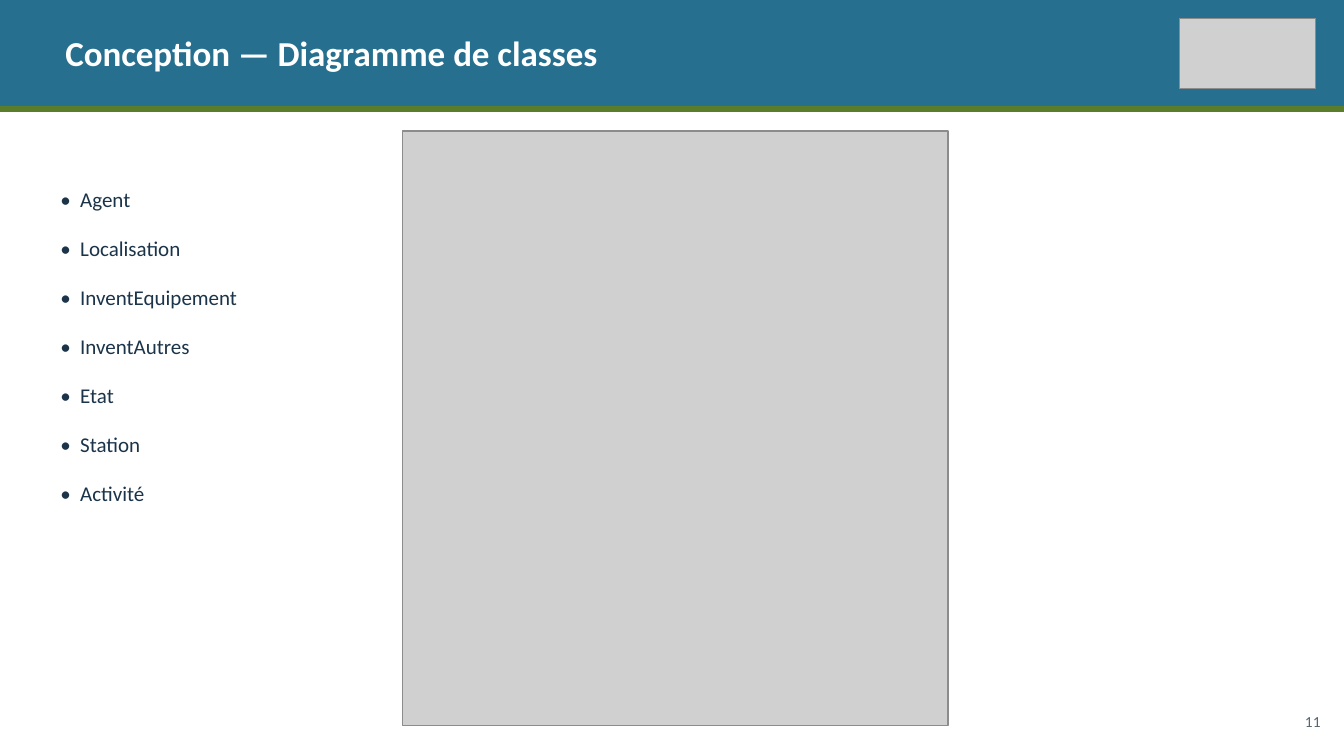
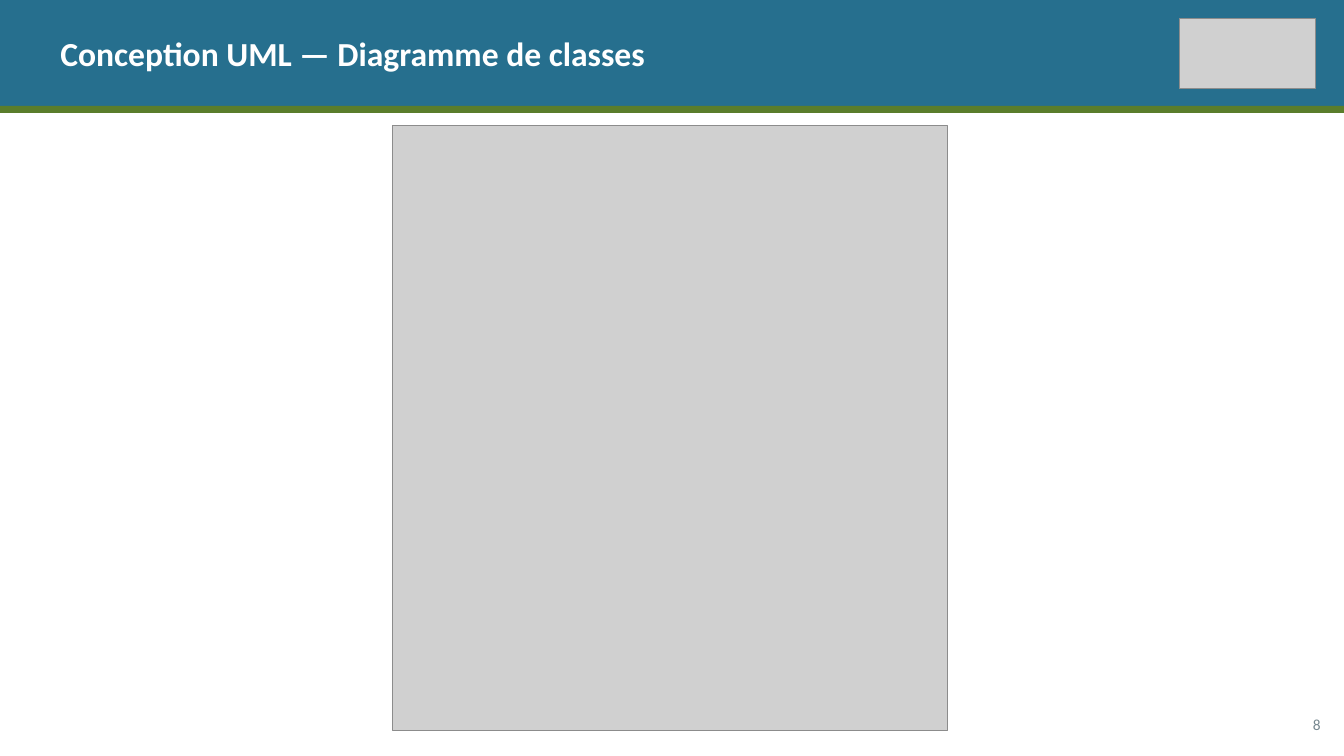
Before and after one commit to Kenzaf12/inventaire-android, a slide deck: slide 8 of soutenance_stage_inventaire_cfc.pptx (slide 11 before the commit). Drawn at 1344x756 pixels with LibreOffice and Linux fonts; fonts in the diff are those of the drawing; grey boxes stand for pictures. Boxes give left, top, right and bottom in pixels: in the first picture for what was removed or moved away, otherwise in the second. Text is boxed around its words. In the diff, an @@ line names an element or a change of style, - is before the commit and + after.

```diff
--- a/soutenance_stage_inventaire_cfc.pptx
+++ b/soutenance_stage_inventaire_cfc.pptx
@@ text at <box>60,42,645,72</box>: text changed; size 25 to 24 pt @@
-Conception — Diagramme de classes
+Conception UML — Diagramme de classes
@@ picture: place and size @@
-picture at <box>402,131,948,726</box>
+picture at <box>393,126,948,731</box>
@@ text removed at <box>80,193,237,501</box> @@
-• Agent
-• Localisation
-• InventEquipement
-• InventAutres
-• Etat
-• Station
-• Activité
@@ text at <box>1313,719,1321,730</box>: text changed; text colour #556670 to #778890 @@
-11
+8
```
Also in this commit, not shown: 7 other slides changed, 8 slides added, 18 slides removed, 1 other file.
